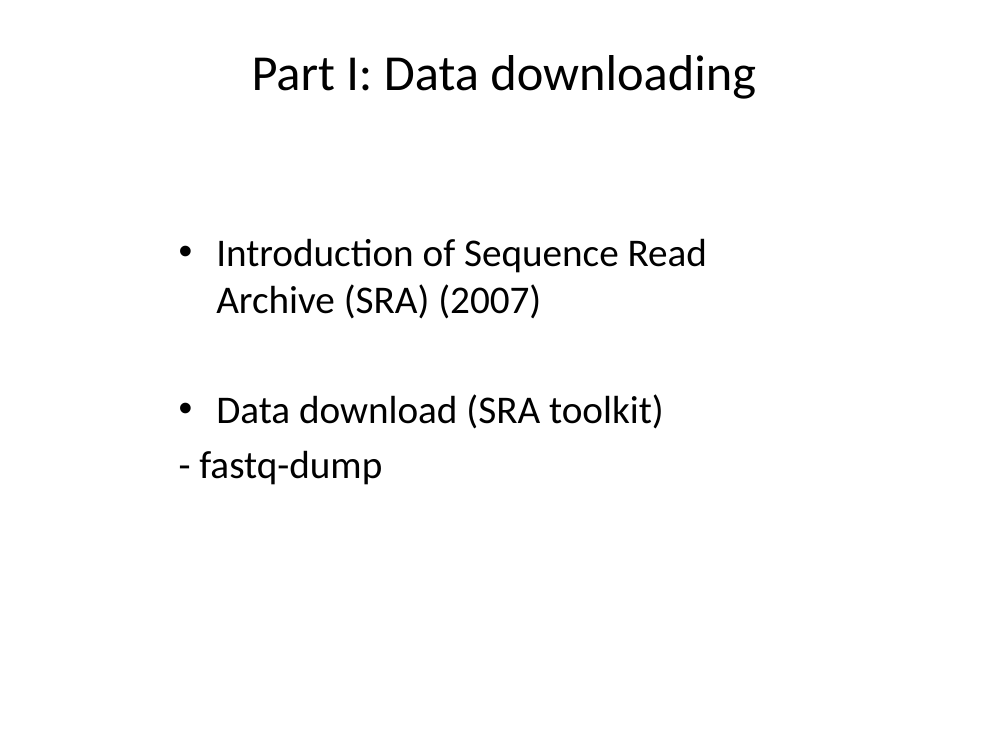
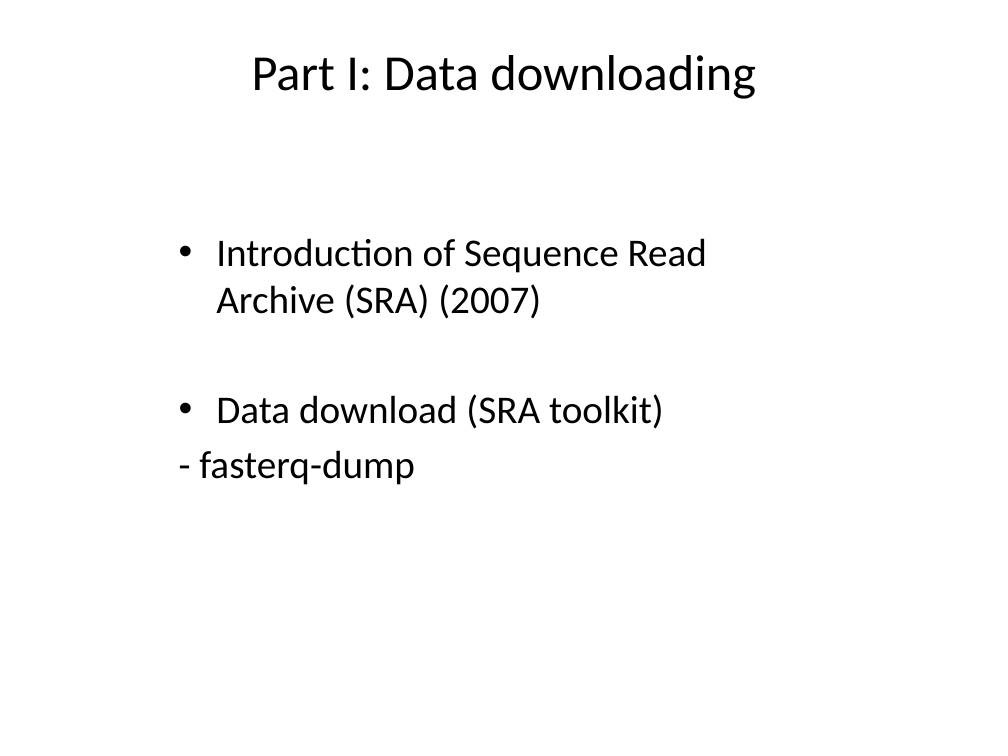
Before and after one commit to liu3zhenlab/teaching, a slide deck: slide 4 of PLPTH813Bioinformatis/2021/inclassProjects/lecture02_in-class-project/RNA-Seq/in-class.project_DE.pptx. Drawn at 1008x756 pixels with LibreOffice and Linux fonts; fonts in the diff are those of the drawing. Boxes give left, top, right and bottom in pixels: in the first picture for what was removed or moved away, otherwise in the second. Text is boxed around its words. In the diff, an @@ line names an element or a change of style, - is before the commit and + after.

```diff
--- a/PLPTH813Bioinformatis/2021/inclassProjects/lecture02_in-class-project/RNA-Seq/in-class.project_DE.pptx
+++ b/PLPTH813Bioinformatis/2021/inclassProjects/lecture02_in-class-project/RNA-Seq/in-class.project_DE.pptx
@@ text at (199, 450, 415, 485): text changed @@
-- fastq-dump
+- fasterq-dump
```
Also in this commit, not shown: 14 other slides changed, 4 slides added, 2 slides removed, 19 other files.
